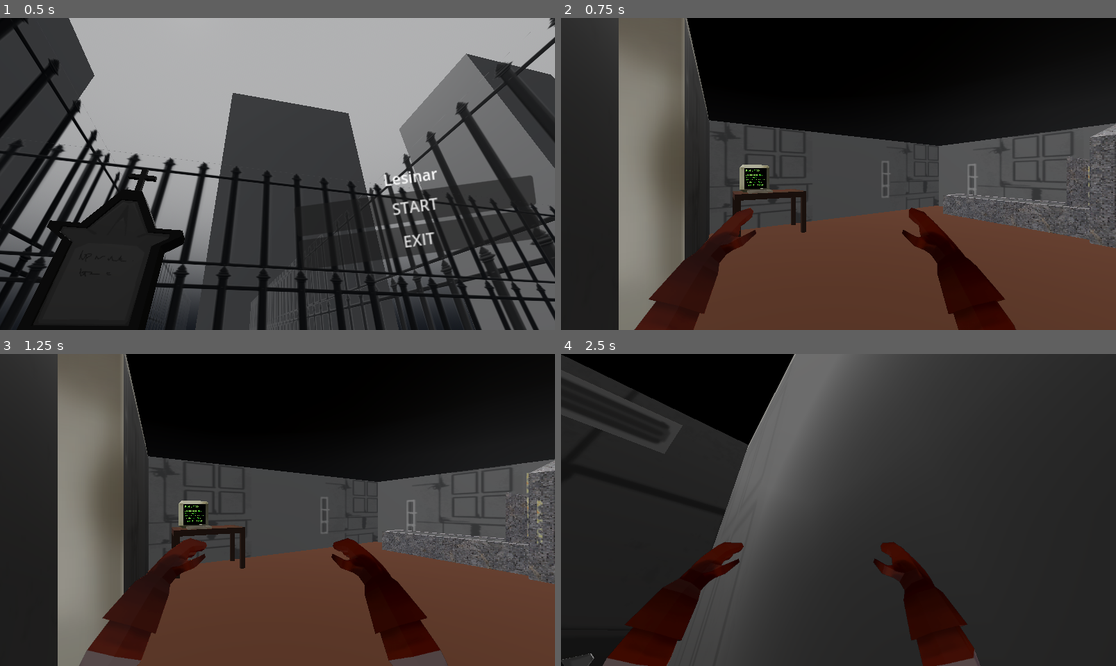
Above: before the commit, frames 1-4 (two rows, left to right).
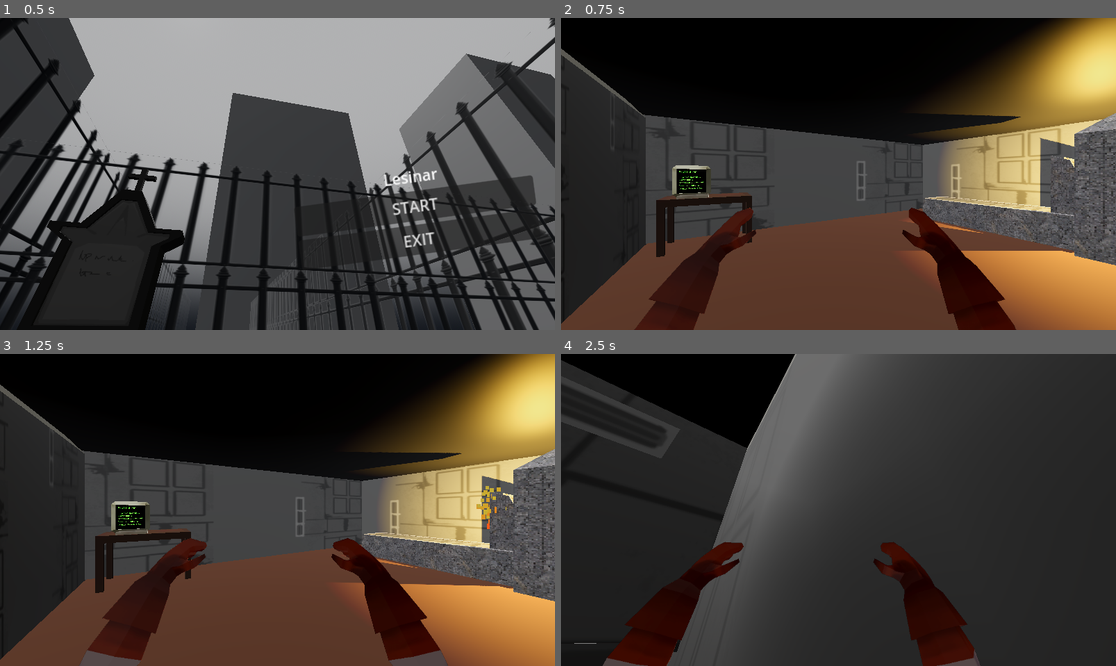
Above: after the commit, the same moments.

Repository: senseibobo/lesinar
Game: Godot game, scene res://menu/menu.tscn
Same seed, same stepped clock (60 frames per second), same inputs: the game is played once before the commit and once after it.
Inputs (mouse positions are in pixels of both pictures, inside the frame that each line leads up to):
- Up to frame 1 (0.5 s): no input
- Up to frame 2 (0.75 s): click "START" at 0.5 s
- Up to frame 3 (1.25 s): no input
- Up to frame 4 (2.5 s): move the mouse to (866, 510) at 1.27 s; hold W (up) from 1.28 s (still down); click (866, 510) at 1.35 s; move the mouse to (810, 510) at 2.02 s; tap E (interact) at 2.1 s; click (810, 510) at 2.3 s

Frame 1 is identical in both runs. In frame 2, 39% of the frame differs, in the area x 0-100%, y 0-100%; in frame 3, 40%; in frame 4, 1.3%.

Commit message:
krematorijum particles br br

Diff:
--- a/disposal/disposal.gd
+++ b/disposal/disposal.gd
@@ -4,14 +4,15 @@
 
 @export var corpse_begin_marker: Marker3D
 @export var conveyor_belt_material: StandardMaterial3D
-
+@export var omni_light: OmniLight3D
 
 func _ready():
 	ScoreManager.score_acquired.connect(func(): corpses_inside = 0)
 
-
 func _process(delta):
+	var time = Time.get_ticks_msec()/1000.0
 	conveyor_belt_material.uv1_offset.y += delta
+	omni_light.position = Vector3(-8, 5, sin(time))/6.0
 
 
 func _add_corpse_instance(corpse_instance: Corpse):
--- a/disposal/krematorijum/krematorijum.tscn
+++ b/disposal/krematorijum/krematorijum.tscn
@@ -21,38 +21,57 @@
 [sub_resource type="BoxShape3D" id="BoxShape3D_qv3ev"]
 size = Vector3(5.5719, 3.21936, 1.9873)
 
+[sub_resource type="Gradient" id="Gradient_qv3ev"]
+offsets = PackedFloat32Array(0, 0.609091, 1)
+colors = PackedColorArray(1, 0.156863, 0, 1, 0.709804, 0.592157, 0.117647, 1, 0.485703, 0.485704, 0.485703, 1)
+
+[sub_resource type="GradientTexture1D" id="GradientTexture1D_jxpya"]
+gradient = SubResource("Gradient_qv3ev")
+
+[sub_resource type="Curve" id="Curve_qv3ev"]
+_data = [Vector2(0, 0.966292), 0.0, 0.0, 0, 0, Vector2(0.970588, 0.370787), 0.0, 0.0, 0, 0]
+point_count = 2
+
+[sub_resource type="CurveTexture" id="CurveTexture_umv0n"]
+curve = SubResource("Curve_qv3ev")
+
 [sub_resource type="ParticleProcessMaterial" id="ParticleProcessMaterial_qv3ev"]
+emission_shape_scale = Vector3(0.31, 0.105, 0.33)
 emission_shape = 1
 emission_sphere_radius = 1.0
-gravity = Vector3(0, 2, 0)
-turbulence_enabled = true
+direction = Vector3(5.245, 0, -2.62)
+initial_velocity_min = 1.0
+initial_velocity_max = 1.0
+gravity = Vector3(0, 3, 0)
+damping_min = 0.2
+damping_max = 0.2
+scale_min = 1.5
+scale_max = 2.0
+scale_curve = SubResource("CurveTexture_umv0n")
+color_ramp = SubResource("GradientTexture1D_jxpya")
 turbulence_noise_strength = 9.0
 turbulence_noise_scale = 1.989
 turbulence_noise_speed_random = 3.28
 
-[sub_resource type="Gradient" id="Gradient_jxpya"]
-offsets = PackedFloat32Array(0.412281, 0.72807, 0.807018, 1)
-colors = PackedColorArray(1, 1, 1, 0, 1, 1, 0.490196, 0.45098, 1, 0.537255, 0.219608, 0.45098, 1, 0, 0.0227323, 0.45098)
+[sub_resource type="StandardMaterial3D" id="StandardMaterial3D_tvh40"]
+shading_mode = 0
+vertex_color_use_as_albedo = true
+billboard_mode = 3
+billboard_keep_scale = true
+particles_anim_h_frames = 1
+particles_anim_v_frames = 1
+particles_anim_loop = false
 
-[sub_resource type="FastNoiseLite" id="FastNoiseLite_dtv5r"]
+[sub_resource type="PlaneMesh" id="PlaneMesh_nnkax"]
+material = SubResource("StandardMaterial3D_tvh40")
+size = Vector2(0.1, 0.1)
+orientation = 2
 
-[sub_resource type="NoiseTexture2D" id="NoiseTexture2D_umv0n"]
-color_ramp = SubResource("Gradient_jxpya")
-noise = SubResource("FastNoiseLite_dtv5r")
-
-[sub_resource type="StandardMaterial3D" id="StandardMaterial3D_tvh40"]
-transparency = 1
-vertex_color_use_as_albedo = true
-albedo_texture = SubResource("NoiseTexture2D_umv0n")
-billboard_mode = 1
-
-[sub_resource type="QuadMesh" id="QuadMesh_qv3ev"]
-material = SubResource("StandardMaterial3D_tvh40")
-
-[node name="Krematorijum" type="StaticBody3D" node_paths=PackedStringArray("corpse_begin_marker")]
+[node name="Krematorijum" type="StaticBody3D" node_paths=PackedStringArray("corpse_begin_marker", "omni_light")]
 script = ExtResource("1_jvw7t")
 corpse_begin_marker = NodePath("Marker3D")
 conveyor_belt_material = SubResource("StandardMaterial3D_jxpya")
+omni_light = NodePath("OmniLight3D")
 
 [node name="InteractCollision" type="CollisionShape3D" parent="."]
 transform = Transform3D(1, 0, 0, 0, 1, 0, 0, 0, 1, 0.738249, -0.104251, 0)
@@ -88,9 +107,18 @@
 transform = Transform3D(0.0962974, 0, 0.995353, 0, 1, 0, -0.995353, 0, 0.0962974, -0.16187, 0, -0.9961)
 
 [node name="GPUParticles3D" type="GPUParticles3D" parent="."]
-transform = Transform3D(1, 0, 0, 0, 1, 0, 0, 0, 1, -1.72004, 0.805772, 0)
+transform = Transform3D(1, 0, 0, 0, 1, 0, 0, 0, 1, -0.955192, 0.701431, 0)
+layers = 4
 amount = 108
+explosiveness = 0.21
 process_material = SubResource("ParticleProcessMaterial_qv3ev")
-draw_pass_1 = SubResource("QuadMesh_qv3ev")
+draw_pass_1 = SubResource("PlaneMesh_nnkax")
+
+[node name="OmniLight3D" type="OmniLight3D" parent="."]
+transform = Transform3D(1, 0, 0, 0, 1, 0, 0, 0, 1, -1.17552, 0.529174, 0)
+light_color = Color(0.890196, 0.65098, 0.164706, 1)
+light_energy = 8.919
+shadow_enabled = true
+shadow_caster_mask = 4294967291
 
 [editable path="crematorium"]
--- a/world/world.tscn
+++ b/world/world.tscn
@@ -984,7 +984,7 @@
 mesh = SubResource("PlaneMesh_3bh8n")
 
 [node name="Player" parent="." instance=ExtResource("1_vp3ec")]
-transform = Transform3D(-0.5, 0, -0.866025, 0, 1, 0, 0.866025, 0, -0.5, 14.6298, 0, 32.6356)
+transform = Transform3D(-0.5, 0, -0.866025, 0, 1, 0, 0.866025, 0, -0.5, 14.6298, 0.0431315, 33.923)
 katch_sound = null
 
 [node name="Mrtvacnica" parent="." instance=ExtResource("3_fscio")]
Not shown: 1 places in disposal/krematorijum/krematorijum.tscn that only renumber resources
